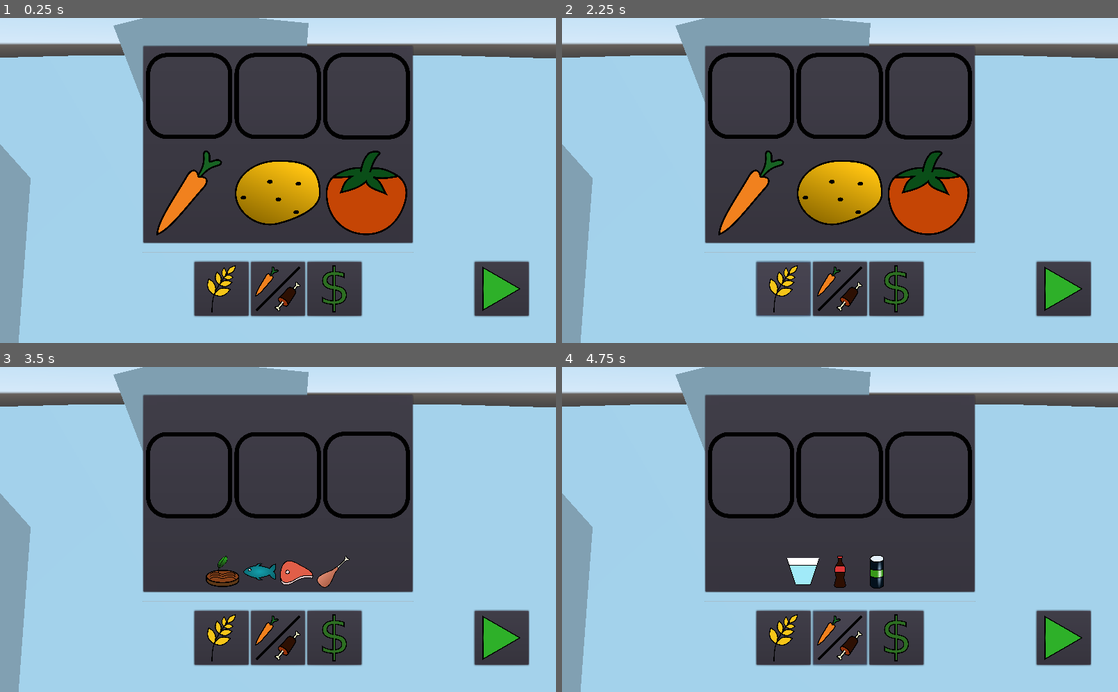
Above: before the commit, frames 1-4 (two rows, left to right).
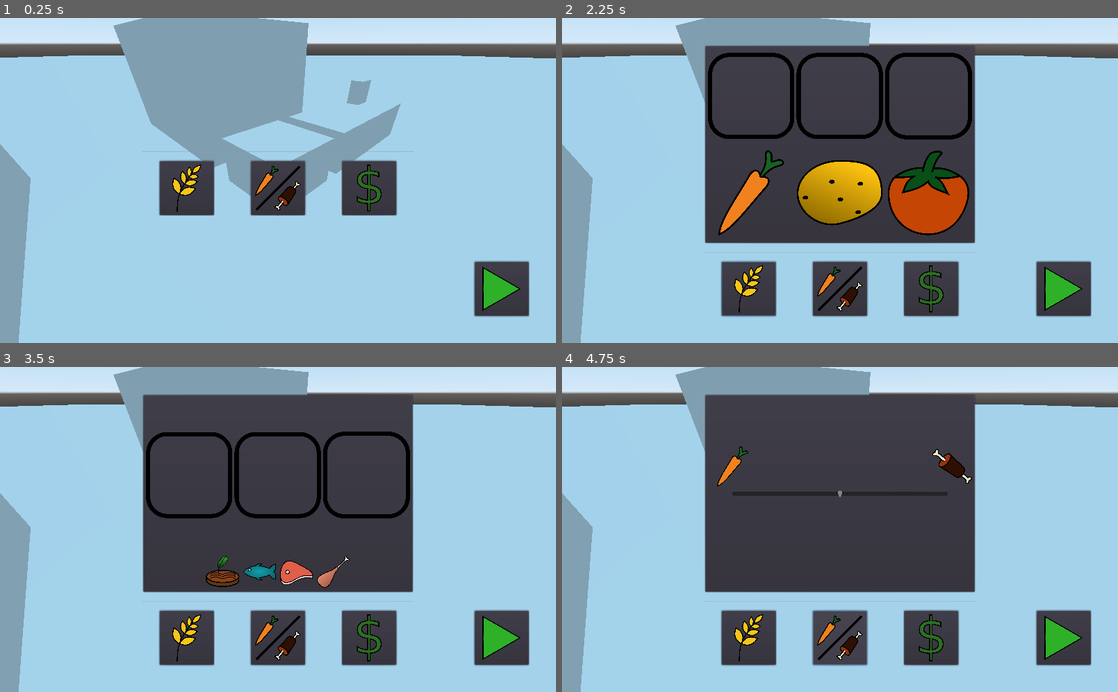
Above: after the commit, the same moments.

Repository: Rhowea/DDUEksamensprojekt
Game: Godot game, scene res://World.tscn
The game is run twice, just before and just after one commit, with the same random seed, the same clock (stepped at 60 frames per second) and the same inputs.
Inputs (mouse positions are in pixels of both pictures, inside the frame that each line leads up to; where the layout moved, square brackets give the same spot in the first picture):
- Up to frame 1 (0.25 s): no input
- Up to frame 2 (2.25 s): click (1062, 287) at 0.5 s; click (751, 96) at 1.27 s; click (751, 187) [784, 287] at 2 s
- Up to frame 3 (3.5 s): click (278, 445) at 2.75 s
- Up to frame 4 (4.75 s): click (928, 474) at 3.5 s; click (840, 636) at 4.25 s

The runs differ from the first frame. In frame 1, 34% of the frame differs, in the area x 25-75%, y 8-93%; in frame 2, 4.7%; in frame 3, 4.7%; in frame 4, 8.3%.
Error before the commit: Invalid get index 'visible' (on base: 'null instance'). (res://Scripts/UI.gd:129)

Commit message:
Still Broken :(

Diff:
--- a/Scripts/UI.gd
+++ b/Scripts/UI.gd
@@ -1,13 +1,14 @@
 extends Control
 
-onready var window = $VBoxContainer/Panel
-onready var set1 = $VBoxContainer/Panel/Ingredients
-onready var set2 = $VBoxContainer/Panel/VegMeatRatio
-onready var set3 = $VBoxContainer/Panel/Price
-onready var set4 = $VBoxContainer/Panel/Graph
-onready var set5 = $VBoxContainer/Panel/Grades
-onready var set6 = $VBoxContainer/Panel/ScoreSubmit
-onready var set7 = $VBoxContainer/Panel/HighscoreBoard
+onready var window = $AspectRatioContainer/VBoxContainer/Panel
+onready var set1 = $AspectRatioContainer/VBoxContainer/Panel/Ingredients
+onready var set2 = $AspectRatioContainer/VBoxContainer/Panel/VegMeatRatio
+onready var set3 = $AspectRatioContainer/VBoxContainer/Panel/Price
+onready var set4 = $AspectRatioContainer/VBoxContainer/Panel/Graph
+onready var set5 = $AspectRatioContainer/VBoxContainer/Panel/Grades
+onready var set6 = $AspectRatioContainer/VBoxContainer/Panel/ScoreSubmit
+onready var set7 = $AspectRatioContainer/VBoxContainer/Panel/HighscoreBoard
+onready var button4 = $"../Button4"
 onready var restartIcon = "res://Icons/Restart.png"
 
 var rng = RandomNumberGenerator.new()
@@ -168,7 +169,7 @@
 func checkForReady():
 	if set1Interacted == true and set2Interacted == true and set3Interacted == true:
 		print("Ready to calculate")
-		$Button4.visible = true
+		button4.visible = true
 
 func _on_Button4_pressed():
 	canSetVars = false
@@ -183,7 +184,7 @@
 	elif set6.visible == true:
 		getScores()
 		showScreen(set7)
-		$Button4.icon = load(restartIcon)
+		button4.icon = load(restartIcon)
 	elif set7.visible == true:
 		get_tree().reload_current_scene()
 	else:
--- a/World.tscn
+++ b/World.tscn
@@ -85,6 +85,7 @@
 alignment = 1
 
 [node name="Panel" type="PanelContainer" parent="Camera/MainUI/AspectRatioContainer/VBoxContainer"]
+visible = false
 margin_right = 500.0
 margin_bottom = 367.0
 size_flags_horizontal = 3
@@ -93,6 +94,7 @@
 script = ExtResource( 9 )
 
 [node name="Ingredients" type="Control" parent="Camera/MainUI/AspectRatioContainer/VBoxContainer/Panel"]
+visible = false
 margin_left = 7.0
 margin_top = 7.0
 margin_right = 493.0
@@ -1064,26 +1066,26 @@
 autowrap = true
 
 [node name="HSeparator" type="HSeparator" parent="Camera/MainUI/AspectRatioContainer/VBoxContainer"]
-margin_top = 371.0
+margin_top = 185.0
 margin_right = 500.0
-margin_bottom = 396.0
+margin_bottom = 210.0
 custom_constants/separation = 25
 
 [node name="Buttons" type="HBoxContainer" parent="Camera/MainUI/AspectRatioContainer/VBoxContainer"]
-margin_top = 400.0
+margin_top = 214.0
 margin_right = 500.0
-margin_bottom = 500.0
-size_flags_horizontal = 7
+margin_bottom = 314.0
+size_flags_horizontal = 3
 alignment = 1
 
 [node name="Button1" type="Button" parent="Camera/MainUI/AspectRatioContainer/VBoxContainer/Buttons"]
-margin_left = 96.0
-margin_right = 196.0
+margin_left = 32.0
+margin_right = 132.0
 margin_bottom = 100.0
 grow_horizontal = 2
 grow_vertical = 2
 rect_min_size = Vector2( 100, 100 )
-size_flags_horizontal = 5
+size_flags_horizontal = 6
 size_flags_vertical = 0
 action_mode = 0
 icon = ExtResource( 14 )
@@ -1095,18 +1097,18 @@
 margin_right = 300.0
 margin_bottom = 100.0
 rect_min_size = Vector2( 100, 100 )
-size_flags_horizontal = 5
+size_flags_horizontal = 6
 size_flags_vertical = 0
 action_mode = 0
 icon = ExtResource( 12 )
 expand_icon = true
 
 [node name="Button3" type="Button" parent="Camera/MainUI/AspectRatioContainer/VBoxContainer/Buttons"]
-margin_left = 304.0
-margin_right = 404.0
+margin_left = 368.0
+margin_right = 468.0
 margin_bottom = 100.0
 rect_min_size = Vector2( 100, 100 )
-size_flags_horizontal = 5
+size_flags_horizontal = 6
 size_flags_vertical = 0
 action_mode = 0
 icon = ExtResource( 13 )
